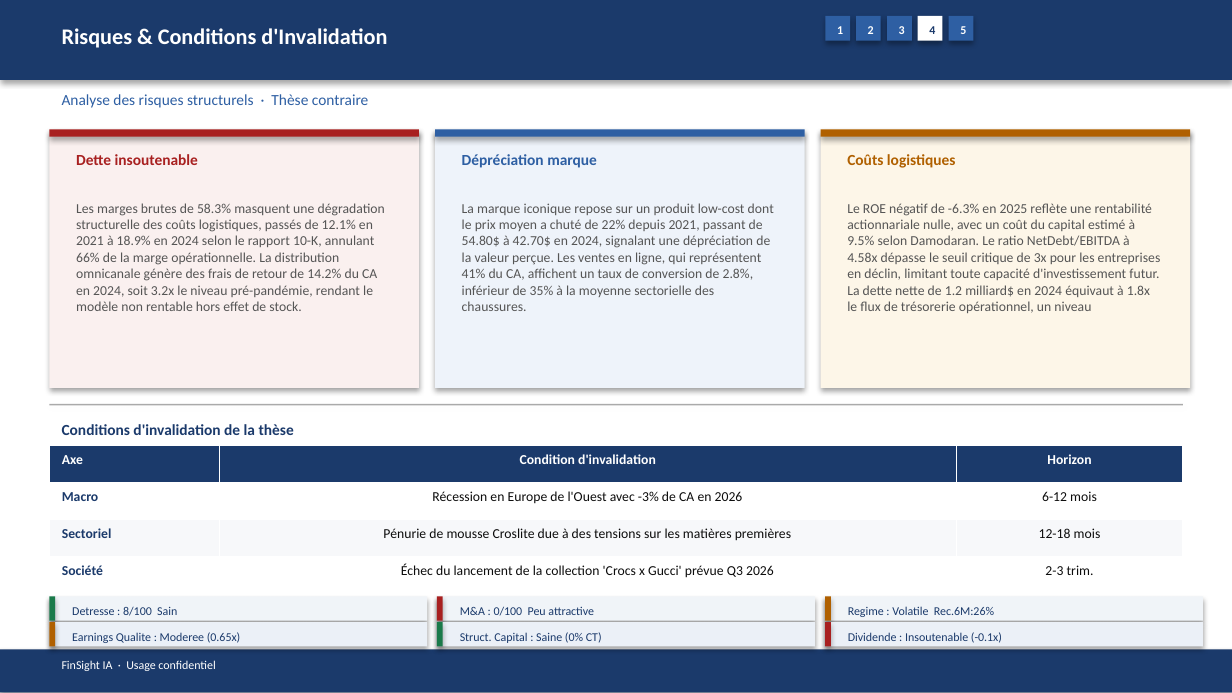
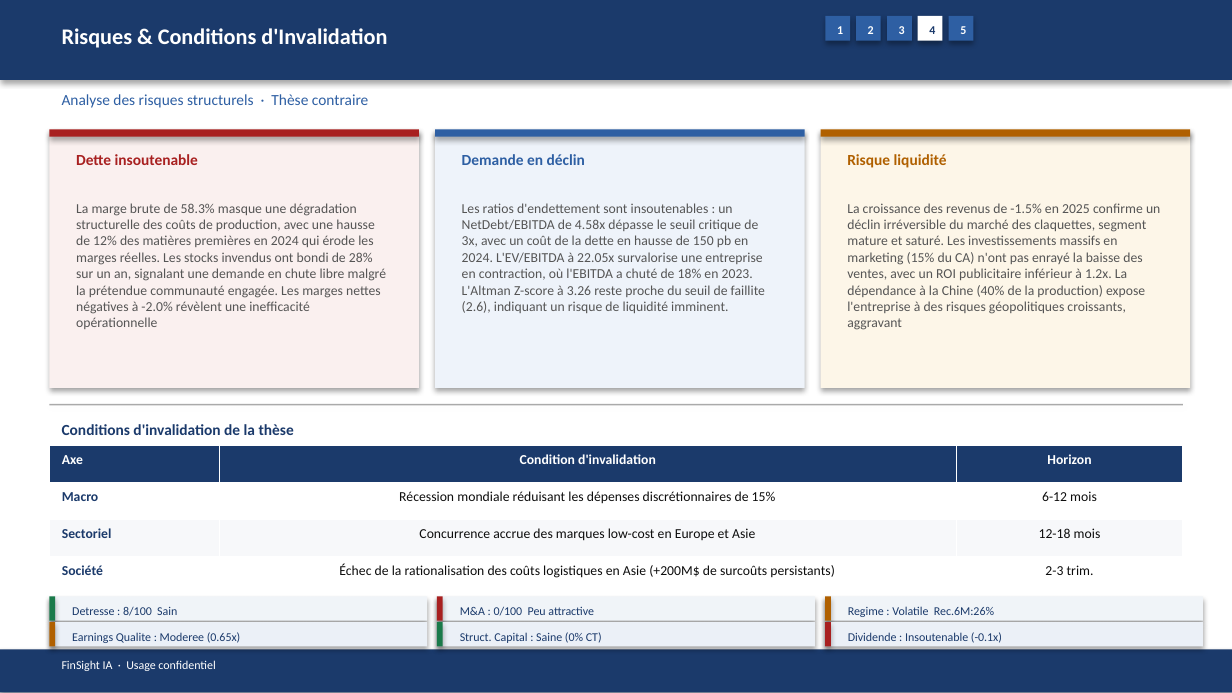
Before and after one commit to baptistejeh07-art/finsight-ia, a slide deck: slide 16 of preview/CROX/CROX_pitchbook.pptx. Drawn at 1232x693 pixels with LibreOffice and Linux fonts; fonts in the diff are those of the drawing. Boxes give left, top, right and bottom in pixels: in the first picture for what was removed or moved away, otherwise in the second. Text is boxed around its words. In the diff, an @@ line names an element or a change of style, - is before the commit and + after.

```diff
--- a/preview/CROX/CROX_pitchbook.pptx
+++ b/preview/CROX/CROX_pitchbook.pptx
@@ text at box(462, 154, 585, 165): text changed @@
-Dépréciation marque
+Demande en déclin
@@ text at box(847, 154, 947, 168): text changed @@
-Coûts logistiques
+Risque liquidité
@@ text at box(76, 203, 387, 329): text changed @@
-Les marges brutes de 58.3% masquent une dégradation structurelle des coûts logistiques, passés de 12.1% en 2021 à 18.9% en 2024 selon le rapport 10-K, annulant 66% de la marge opérationnelle. La distribution omnicanale génère des frais de retour de 14.2% du CA en 2024, soit 3.2x le niveau pré-pandémie, rendant le modèle non rentable hors effet de stock.
+La marge brute de 58.3% masque une dégradation structurelle des coûts de production, avec une hausse de 12% des matières premières en 2024 qui érode les marges réelles. Les stocks invendus ont bondi de 28% sur un an, signalant une demande en chute libre malgré la prétendue communauté engagée. Les marges nettes négatives à -2.0% révèlent une inefficacité opérationnelle
@@ text at box(462, 203, 765, 313): text changed @@
-La marque iconique repose sur un produit low-cost dont le prix moyen a chuté de 22% depuis 2021, passant de 54.80$ à 42.70$ en 2024, signalant une dépréciation de la valeur perçue. Les ventes en ligne, qui représentent 41% du CA, affichent un taux de conversion de 2.8%, inférieur de 35% à la moyenne sectorielle des chaussures.
+Les ratios d'endettement sont insoutenables : un NetDebt/EBITDA de 4.58x dépasse le seuil critique de 3x, avec un coût de la dette en hausse de 150 pb en 2024. L'EV/EBITDA à 22.05x survalorise une entreprise en contraction, où l'EBITDA a chuté de 18% en 2023. L'Altman Z-score à 3.26 reste proche du seuil de faillite (2.6), indiquant un risque de liquidité imminent.
@@ text at box(847, 203, 1160, 330): text changed @@
-Le ROE négatif de -6.3% en 2025 reflète une rentabilité actionnariale nulle, avec un coût du capital estimé à 9.5% selon Damodaran. Le ratio NetDebt/EBITDA à 4.58x dépasse le seuil critique de 3x pour les entreprises en déclin, limitant toute capacité d'investissement futur. La dette nette de 1.2 milliard$ en 2024 équivaut à 1.8x le flux de trésorerie opérationnel, un niveau
+La croissance des revenus de -1.5% en 2025 confirme un déclin irréversible du marché des claquettes, segment mature et saturé. Les investissements massifs en marketing (15% du CA) n'ont pas enrayé la baisse des ventes, avec un ROI publicitaire inférieur à 1.2x. La dépendance à la Chine (40% de la production) expose l'entreprise à des risques géopolitiques croissants, aggravant
@@ table at box(49, 446, 1183, 594) @@
-row 2, column 2: Récession en Europe de l'Ouest avec -3% de CA en 2026
+row 2, column 2: Récession mondiale réduisant les dépenses discrétionnaires de 15%
-row 3, column 2: Pénurie de mousse Croslite due à des tensions sur les matières premières
+row 3, column 2: Concurrence accrue des marques low-cost en Europe et Asie
-row 4, column 2: Échec du lancement de la collection 'Crocs x Gucci' prévue Q3 2026
+row 4, column 2: Échec de la rationalisation des coûts logistiques en Asie (+200M$ de surcoûts persistants)
```
Also in this commit, not shown: 14 other slides changed, 4 other files.
